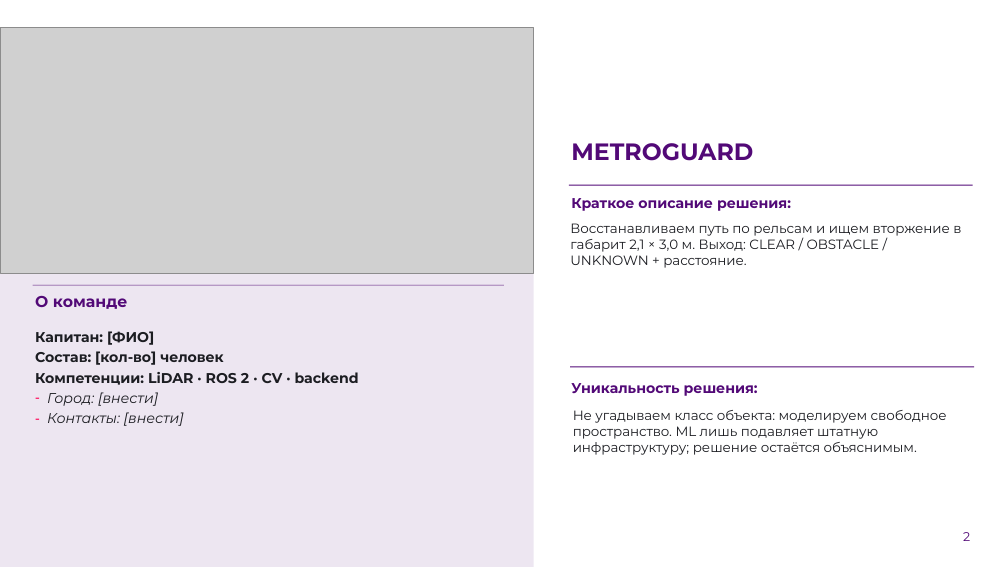
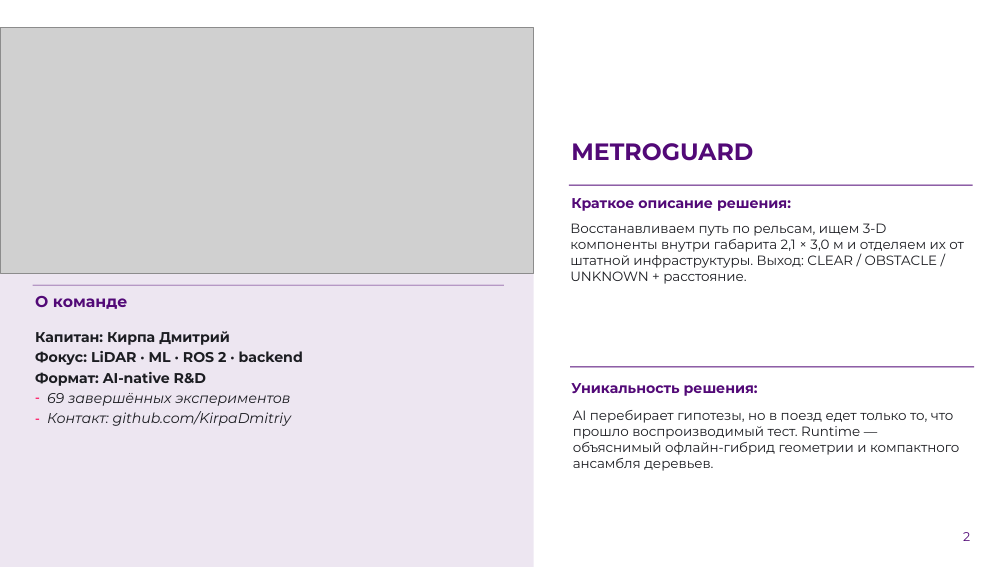
Before and after one commit to KirpaDmitriy/metroguard-lct2026, a slide deck: slide 2 of presentation/MetroGuard_LCT2026_Submission.pptx. Drawn at 1008x567 pixels with LibreOffice and Linux fonts; fonts in the diff are those of the drawing; grey boxes stand for pictures; background and template pictures are left out. Boxes give left, top, right and bottom in pixels: in the first picture for what was removed or moved away, otherwise in the second. Text is boxed around its words. In the diff, an @@ line names an element or a change of style, - is before the commit and + after.

```diff
--- a/presentation/MetroGuard_LCT2026_Submission.pptx
+++ b/presentation/MetroGuard_LCT2026_Submission.pptx
@@ text at (570, 223, 964, 284): text changed @@
-Восстанавливаем путь по рельсам и ищем вторжение в габарит 2,1 × 3,0 м. Выход: CLEAR / OBSTACLE / UNKNOWN + расстояние.
+Восстанавливаем путь по рельсам, ищем 3-D компоненты внутри габарита 2,1 × 3,0 м и отделяем их от штатной инфраструктуры. Выход: CLEAR / OBSTACLE / UNKNOWN + расстояние.
@@ text at (35, 331, 303, 426): text changed @@
-Капитан: [ФИО]
-Состав: [кол-во] человек
-Компетенции: LiDAR · ROS 2 · CV · backend
-– Город: [внести]
-– Контакты: [внести]
+Капитан: Кирпа Дмитрий
+Фокус: LiDAR · ML · ROS 2 · backend
+Формат: AI-native R&D
+– 69 завершённых экспериментов
+– Контакт: github.com/KirpaDmitriy
@@ text at (573, 410, 959, 471): text changed @@
-Не угадываем класс объекта: моделируем свободное пространство. ML лишь подавляет штатную инфраструктуру; решение остаётся объяснимым.
+AI перебирает гипотезы, но в поезд едет только то, что прошло воспроизводимый тест. Runtime — объяснимый офлайн-гибрид геометрии и компактного ансамбля деревьев.
```
Also in this commit, not shown: 9 other slides changed, 2 slides added, 2 slides removed.
